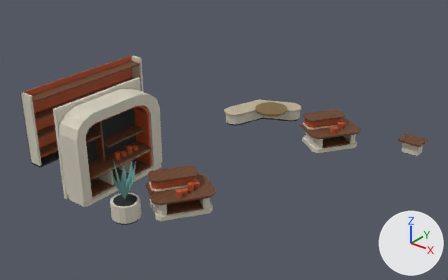
The glTF model external_packages/shopping_promenade_20261009/exports/SHOP_D09_S72_F392__fitout.glb, before and after one commit.
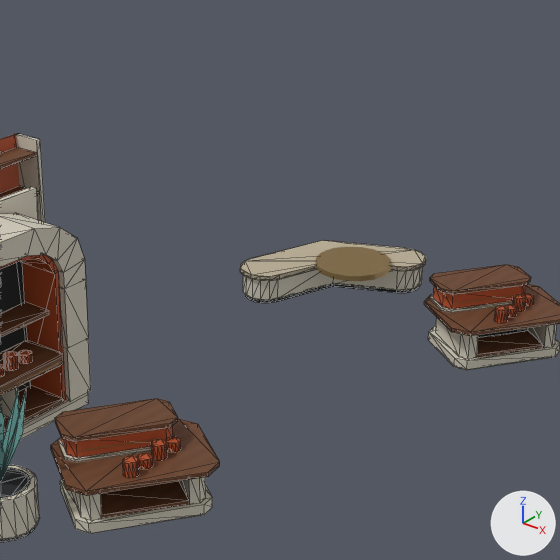
There are two pictures of each version: one whole from a camera (50 mm lens) standing at (11.64, -14.92, 10.04) and looking at (-0.09, -0.26, 0.95), one close up on the part from 28% to 80% of the width and 0% to 83% of the height. The lights are fixed; the arrows at lower right show +X, +Y and +Z. The older version's two pictures come first. The close-ups show mesh edges as thin lines. Vertices at exactly the same position are counted once.

Objects in the first close-up: 'SHOP_D09_S72_F392__fitout__champagne_metal', 'SHOP_D09_S72_F392__fitout__dark_rubber', 'SHOP_D09_S72_F392__fitout__ivory_enamel', 'SHOP_D09_S72_F392__fitout__oatmeal_weave', 'SHOP_D09_S72_F392__fitout__quiet_teal', 'SHOP_D09_S72_F392__fitout__retail_terracotta_enamel', 'SHOP_D09_S72_F392__fitout__warm_walnut'.
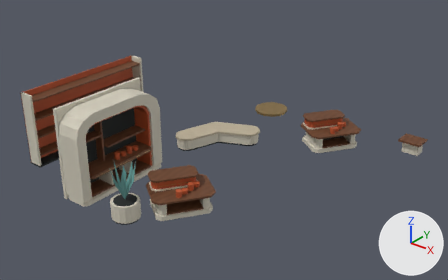
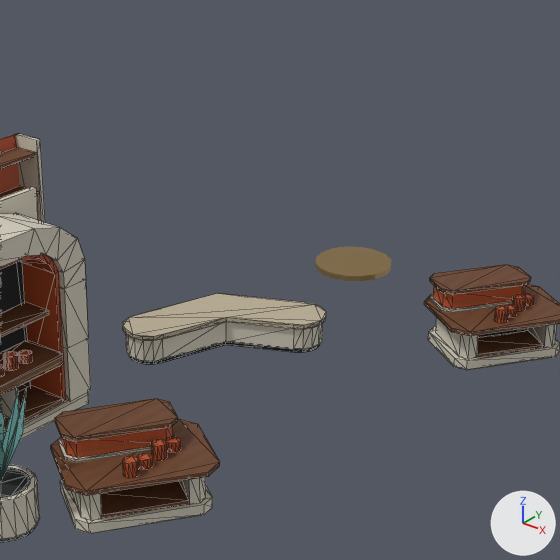
What differs and where, as boxes (x1, y1, x2, y2) in the close-ups (560 x 560 px; the box of a moved part takes in the faces that stretch with it):
'SHOP_D09_S72_F392__fitout__oatmeal_weave', moved: before (240, 240, 426, 280); after (123, 293, 326, 340)
part 1 of me_shop_d09_s72_f392__fitout__dark_rubber, moved or reshaped: before (246, 284, 419, 303); after (130, 342, 320, 364)
part 2 of me_shop_d09_s72_f392__fitout__ivory_enamel, moved or reshaped: before (243, 267, 423, 300); after (126, 322, 323, 361)

The change, as a diff of the scene's bpy script:
```diff
--- a/external_packages/shopping_promenade_20261009/exports/SHOP_D09_S72_F392__fitout.glb.py
+++ b/external_packages/shopping_promenade_20261009/exports/SHOP_D09_S72_F392__fitout.glb.py
@@ me_shop_d09_s72_f392__fitout__dark_rubber @@
 # used by ob_shop_d09_s72_f392__fitout__dark_rubber; location = (0.0, 0.0, 0.0)
-me_shop_d09_s72_f392__fitout__dark_rubber.from_pydata(...)  # 252 vertices, 444 faces; spans x -5.35..2.75, y -5.0..4.82, z 0.0..2.49
+me_shop_d09_s72_f392__fitout__dark_rubber.from_pydata(...)  # 252 vertices, 444 faces; spans x -5.35..2.75, y -5.0..4.32, z 0.0..2.49
+# me_shop_d09_s72_f392__fitout__dark_rubber part 1: the loose piece of 40 vertices spanning x -2.32..-0.18, y 2.48..4.82, z 0.0..0.07 is moved by (0.0, -2.8, 0.0)
 me_shop_d09_s72_f392__fitout__dark_rubber.materials.append(mat_astraea_dark_rubber)
@@ me_shop_d09_s72_f392__fitout__ivory_enamel @@
 me_shop_d09_s72_f392__fitout__ivory_enamel.from_pydata(...)  # 364 vertices, 678 faces; spans x -5.35..4.8, y -5.05..4.9, z 0.0..3.0
 # used by ob_shop_d09_s72_f392__fitout__ivory_enamel; location = (0.0, 0.0, 0.0)
+# me_shop_d09_s72_f392__fitout__ivory_enamel part 2: the loose piece of 40 vertices spanning x -2.36..-0.14, y 2.44..4.86, z 0.07..0.43 is moved by (0.0, -2.8, 0.0)
 me_shop_d09_s72_f392__fitout__ivory_enamel.materials.append(mat_astraea_ivory_enamel)
@@ me_shop_d09_s72_f392__fitout__oatmeal_weave @@
 # used by ob_shop_d09_s72_f392__fitout__oatmeal_weave; location = (0.0, 0.0, 0.0)
-me_shop_d09_s72_f392__fitout__oatmeal_weave.from_pydata(...)  # 40 vertices, 76 faces; spans x -2.41..-0.09, y 2.39..4.91, z 0.43..0.5
+me_shop_d09_s72_f392__fitout__oatmeal_weave.from_pydata(...)  # 40 vertices, 76 faces; spans x -2.41..-0.09, y -0.41..2.11, z 0.43..0.5
+# me_shop_d09_s72_f392__fitout__oatmeal_weave part 3: the whole mesh is moved by (0.0, -2.8, 0.0)
 me_shop_d09_s72_f392__fitout__oatmeal_weave.materials.append(mat_astraea_oatmeal_weave)
```
